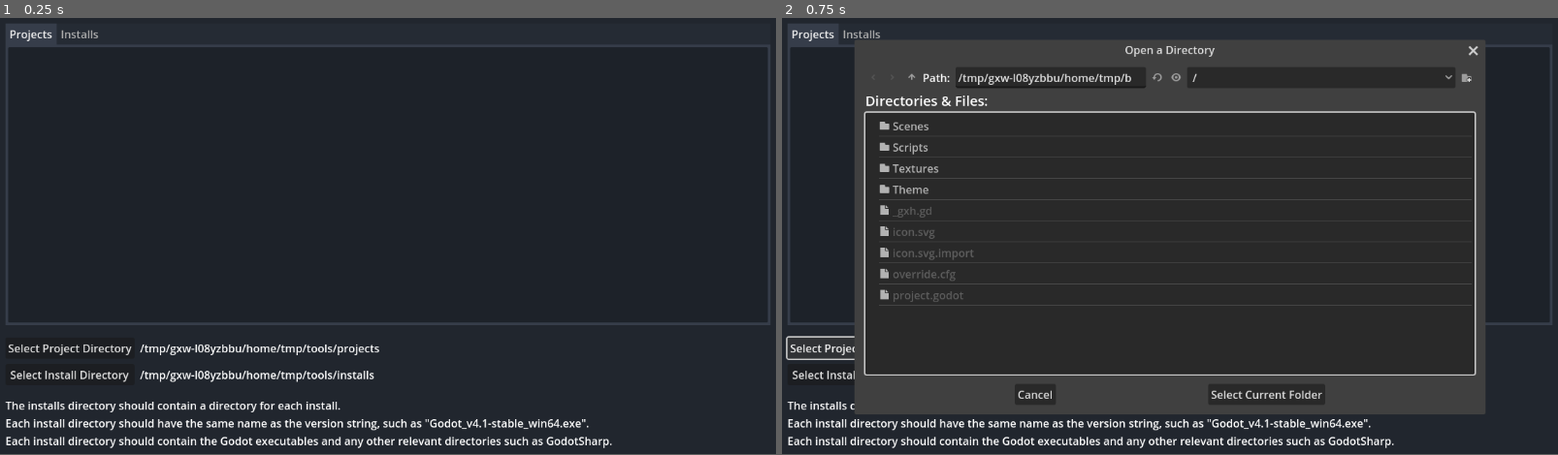
Above: before the commit, frames 1-2 (left to right).
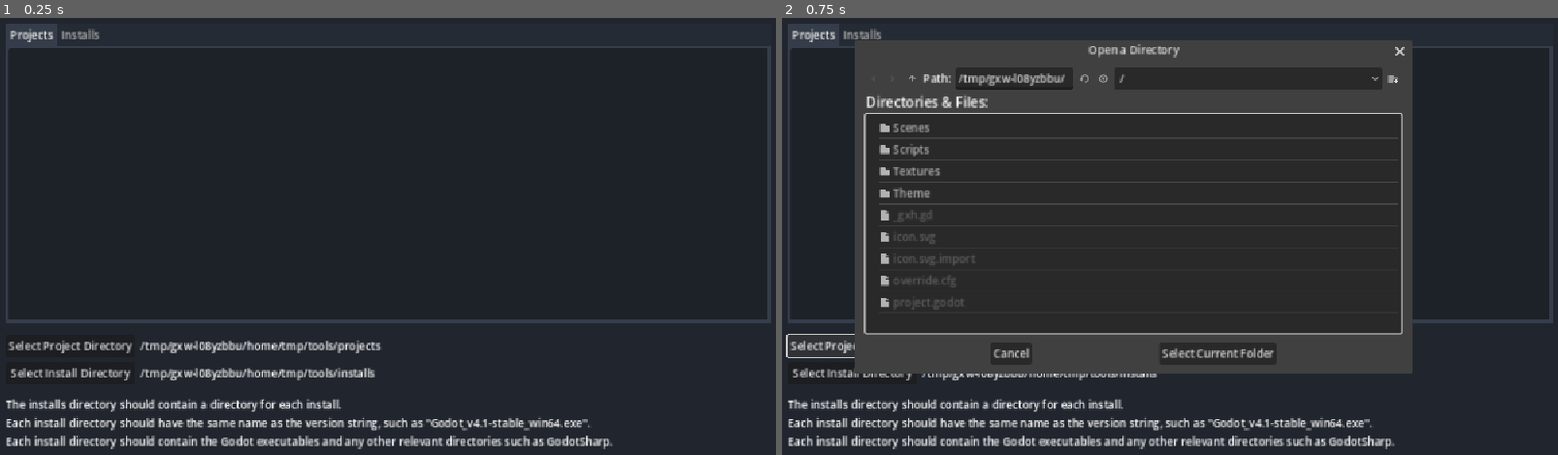
Above: after the commit, the same moments.

Repository: tom-schultz/Godot-Launcher
Game: Godot game, scene res://Scenes/godot_launcher.tscn
Same seed, same stepped clock (60 frames per second), same inputs: the game is played once before the commit and once after it.
Inputs:
- Up to frame 1 (0.25 s): no input
- Up to frame 2 (0.75 s): click "Select Project Directory" at 0.5 s
In our replay, the window is 800x450 before the commit and 800x451 after it. These sizes can differ from the game's own. Grey fills any space a smaller window leaves; there, only what the larger window draws over its background counts as a difference.

The runs differ from the first frame. In frame 1, 5.9% of the frame differs, in the area x 0-100%, y 2-99%; in frame 2, 16%.

Commit message:
Resizes based on screen

Diff:
--- a/Scripts/godot_launcher.gd
+++ b/Scripts/godot_launcher.gd
@@ -14,6 +14,12 @@
 	_initialize_controls()
 	_build_project_controls()
 	_build_install_controls()
+
+	var window = get_window()
+	var size = DisplayServer.screen_get_size()
+	window.size = 0.75 * size
+	window.position = size * 0.125
+
 
 func _build_lock(lock_path : String, project_dir: String, maj_minor : String):
 	var csharp = false
--- a/project.godot
+++ b/project.godot
@@ -19,3 +19,5 @@
 
 window/size/viewport_width=1136
 window/size/viewport_height=640
+window/stretch/mode="canvas_items"
+window/stretch/aspect="expand"
